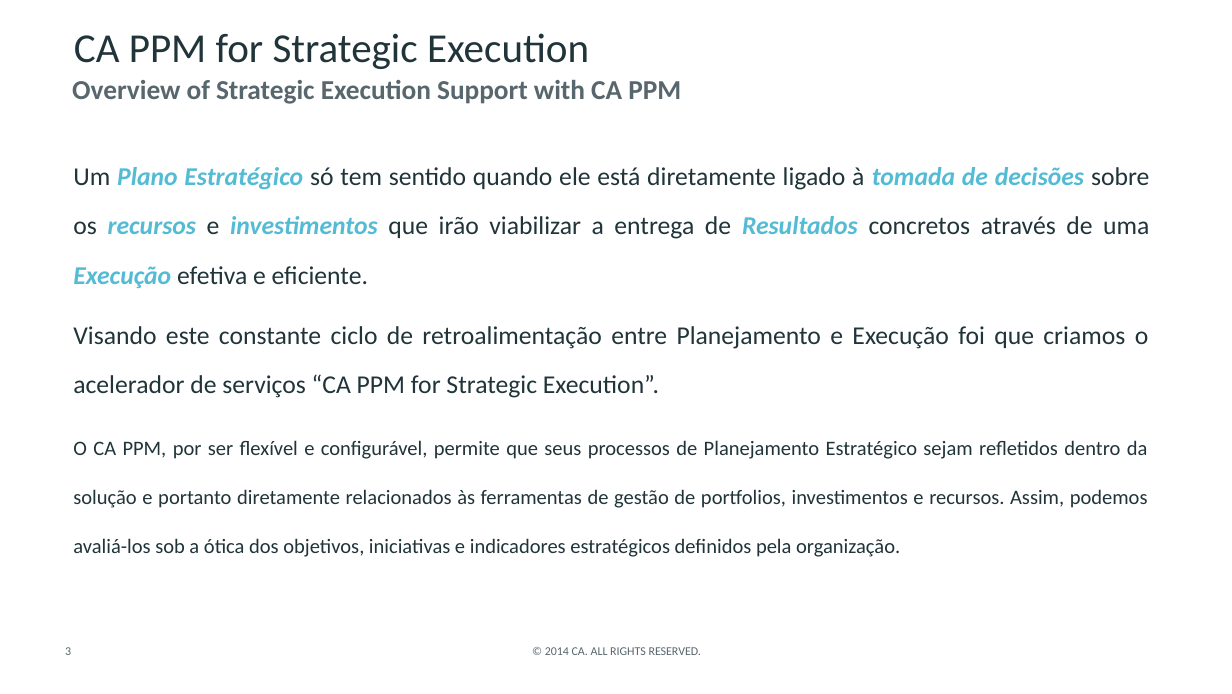
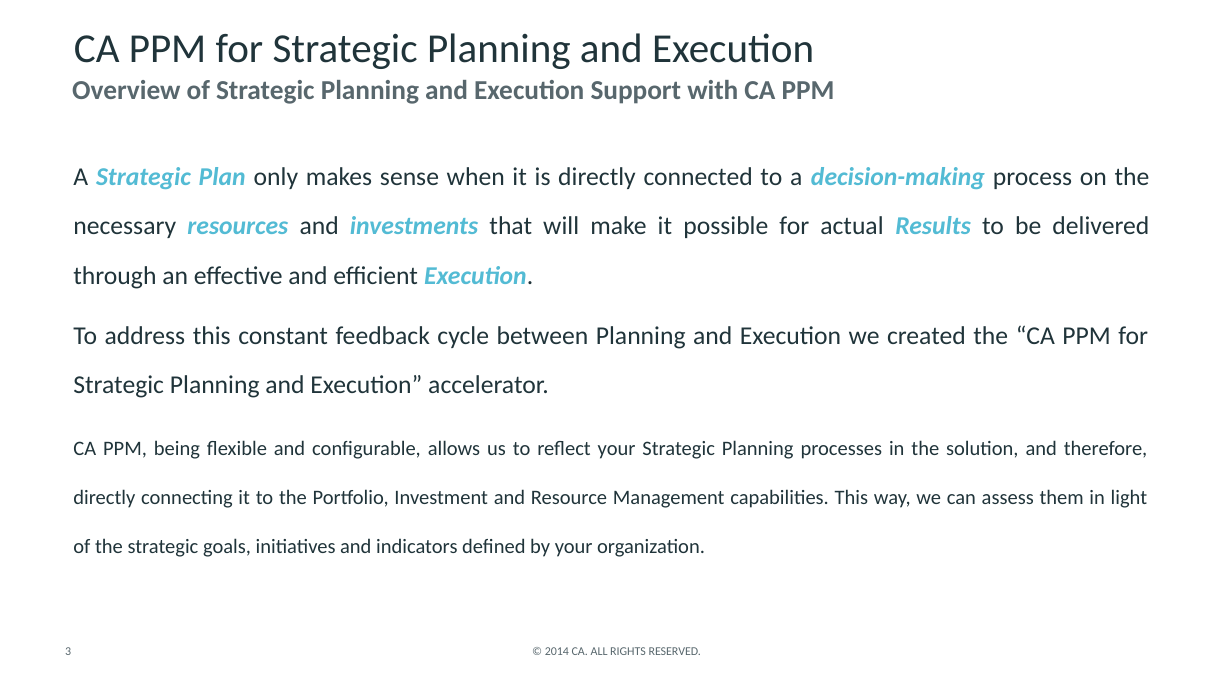
Before and after one commit to CALATAMITBMCOE/Strategic-Alignment, a slide deck: slide 3 of Documentation/CA PPM for Strategic Planning and Execution_EN.pptx. Drawn at 1232x694 pixels with LibreOffice and Linux fonts; fonts in the diff are those of the drawing; background and template pictures are left out. Boxes give left, top, right and bottom in pixels: in the first picture for what was removed or moved away, otherwise in the second. Text is boxed around its words. In the diff, an @@ line names an element or a change of style, - is before the commit and + after.

```diff
--- a/Documentation/CA PPM for Strategic Planning and Execution_EN.pptx
+++ b/Documentation/CA PPM for Strategic Planning and Execution_EN.pptx
@@ title at <box>74,33,814,69</box>: text changed @@
-CA PPM for Strategic Execution
+CA PPM for Strategic Planning and Execution
@@ text at <box>72,80,835,104</box>: text changed @@
-Overview of Strategic Execution Support with CA PPM
+Overview of Strategic Planning and Execution Support with CA PPM
@@ text at <box>73,167,1150,557</box>: text changed @@
-Um Plano Estratégico só tem sentido quando ele está diretamente ligado à tomada de decisões sobre os recursos e investimentos que irão viabilizar a entrega de Resultados concretos através de uma Execução efetiva e eficiente.
-Visando este constante ciclo de retroalimentação entre Planejamento e Execução foi que criamos o acelerador de serviços “CA PPM for Strategic Execution”.
-O CA PPM, por ser flexível e configurável, permite que seus processos de Planejamento Estratégico sejam refletidos dentro da solução e portanto diretamente relacionados às ferramentas de gestão de portfolios, investimentos e recursos. Assim, podemos avaliá-los sob a ótica dos objetivos, iniciativas e indicadores estratégicos definidos pela organização.
+A Strategic Plan only makes sense when it is directly connected to a decision-making process on the necessary resources and investments that will make it possible for actual Results to be delivered through an effective and efficient Execution.
+To address this constant feedback cycle between Planning and Execution we created the “CA PPM for Strategic Planning and Execution” accelerator.
+CA PPM, being flexible and configurable, allows us to reflect your Strategic Planning processes in the solution, and therefore, directly connecting it to the Portfolio, Investment and Resource Management capabilities. This way, we can assess them in light of the strategic goals, initiatives and indicators defined by your organization.
```
Also in this commit, not shown: 31 other slides changed, 3 slides added, 3 slides removed, 2 other files.
